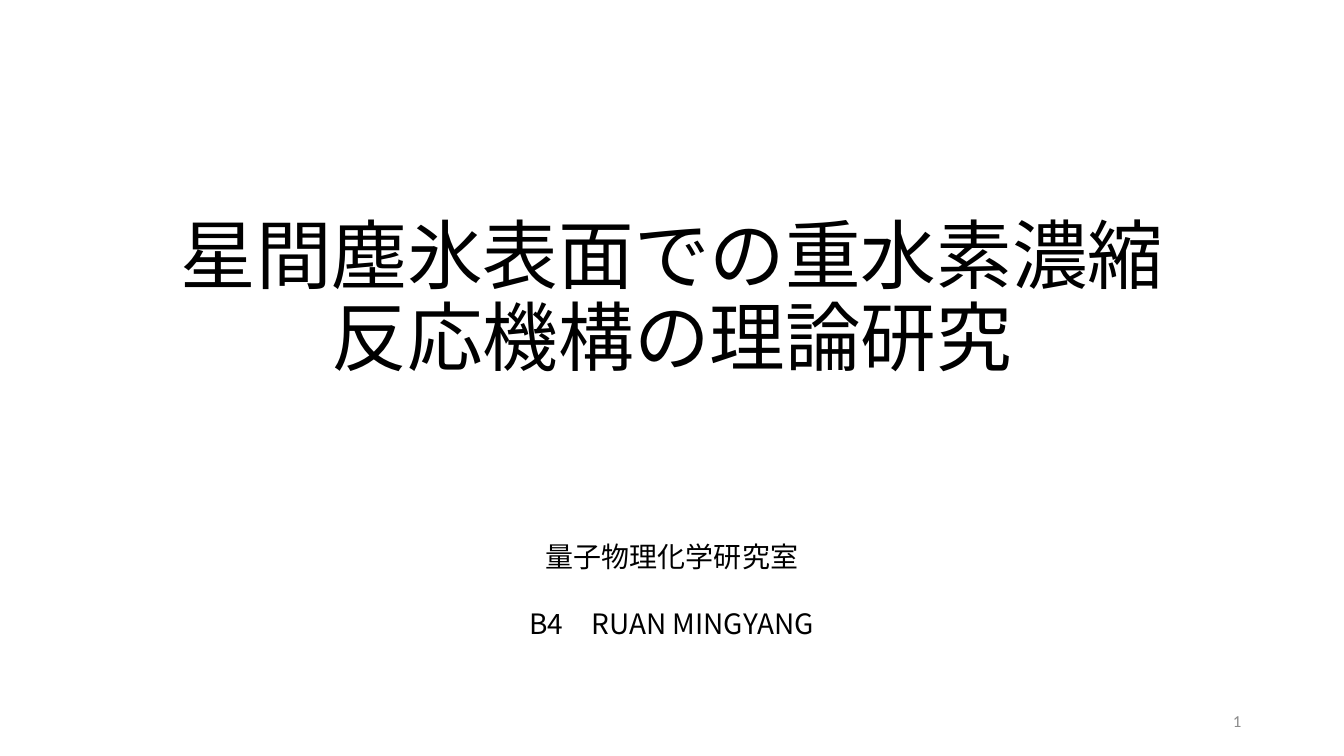
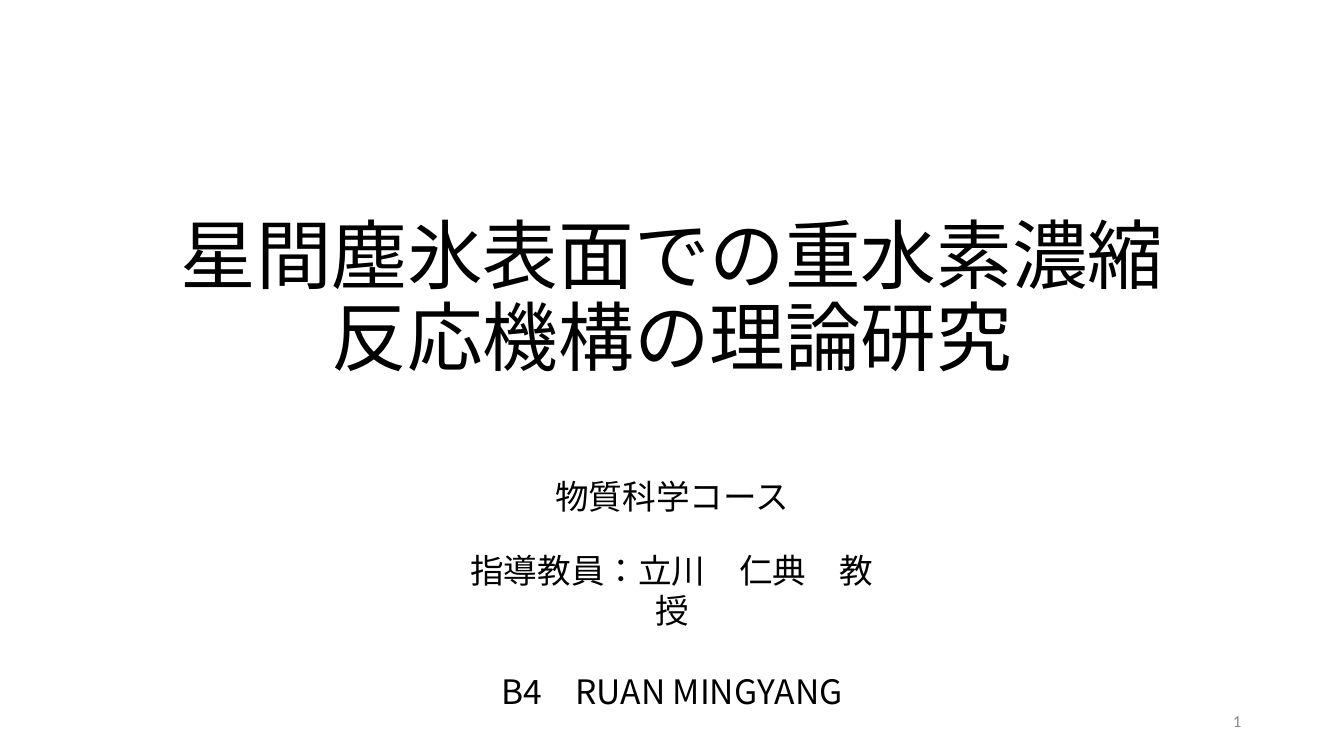
Before and after one commit to tabiseal/Qpcdata, a slide deck: slide 1 of 20231018.pptx. Drawn at 1344x756 pixels with LibreOffice and Linux fonts; fonts in the diff are those of the drawing. Boxes give left, top, right and bottom in pixels: in the first picture for what was removed or moved away, otherwise in the second. Text is boxed around its words. In the diff, an @@ line names an element or a change of style, - is before the commit and + after.

```diff
--- a/20231018.pptx
+++ b/20231018.pptx
@@ text "物質科学コース": place and size @@
-text "物質科学コース" at [529,543,815,635]
+text "物質科学コース" at [470,480,874,705]
@@ text at [470,480,874,626]: text changed; size 20 to 24 pt @@
-量子物理化学研究室
+物質科学コース
+指導教員：立川 仁典 教授
@@ text at [501,679,843,705]: size 20 to 24 pt in "B4 RUAN MINGYANG" @@
```
Also in this commit, not shown: 2 other slides changed, 2 slides added, 1 slide removed.
